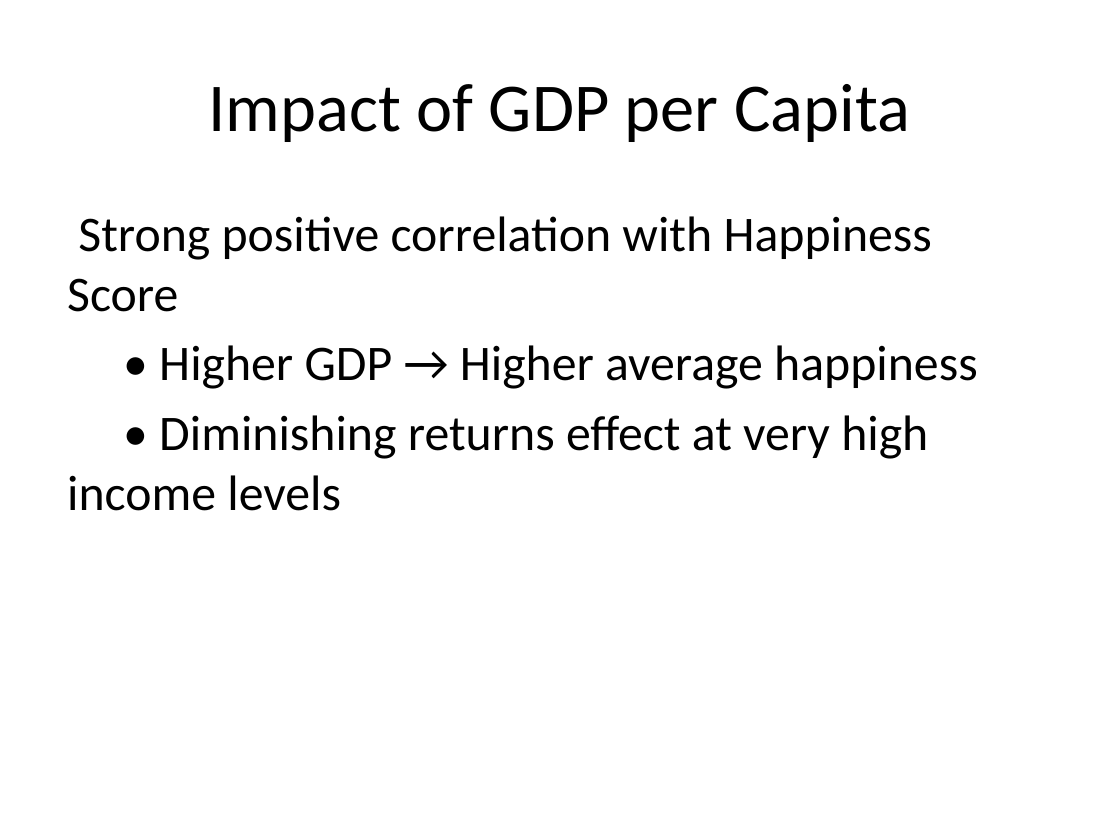
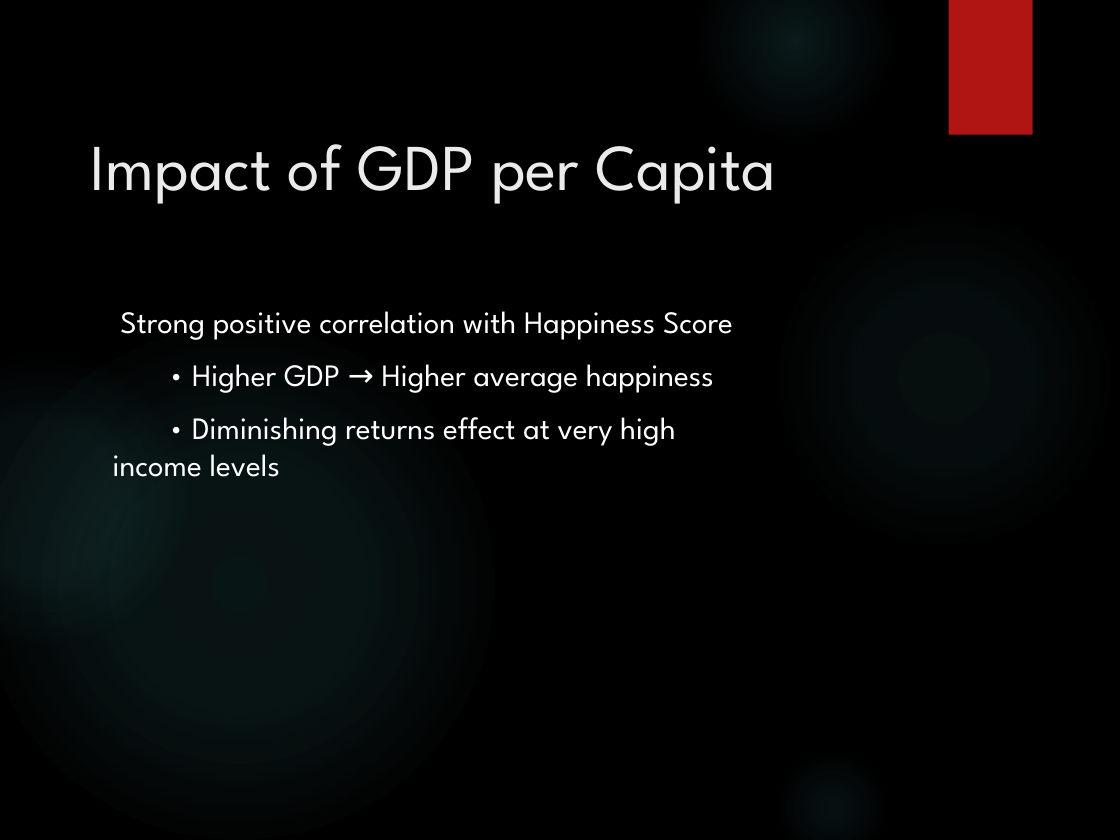
Before and after one commit to EvMiga/World-Happiness-Analysis, a slide deck: slide 6 of Happiness_Dashboard_Analysis.pptx. Drawn at 1120x840 pixels with LibreOffice and Linux fonts; fonts in the diff are those of the drawing; background and template pictures are left out. Boxes give left, top, right and bottom in pixels: in the first picture for what was removed or moved away, otherwise in the second. Text is boxed around its words. In the diff, an @@ line names an element or a change of style, - is before the commit and + after.

```diff
--- a/Happiness_Dashboard_Analysis.pptx
+++ b/Happiness_Dashboard_Analysis.pptx
@@ background #FFFFFF to picture (left out) @@
@@ ellipse added at (697,0,893,140), fill gradient #50B9C1 @@
@@ rectangle added at (949,0,1033,134), fill #B01513 @@
@@ title "Impact of GDP per Capita": place and size @@
-title "Impact of GDP per Capita" at (209,84,910,142)
+title "Impact of GDP per Capita" at (90,144,776,204)
@@ title "Impact of GDP per Capita" at (90,144,776,204): size 44 to 42 pt, font Calibri to League Spartan, text colour #000000 to #EBEBEB; alignment centre to left; vertical alignment middle to top @@
@@ ellipse added at (772,205,1117,550), fill gradient #50B9C1 @@
@@ text "Strong positive correlation with Happiness ...": place and size @@
-text "Strong positive correlation with Happiness ..." at (67,216,978,511)
+text "Strong positive correlation with Happiness ..." at (113,311,733,477)
@@ text "Strong positive correlation with Happiness ..." at (113,311,733,477): size 32 to 20 pt, font Calibri to League Spartan, text colour #000000 to #FFFFFF; more space between paragraphs @@
@@ ellipse added at (0,327,494,840), fill gradient #50B9C1 @@
@@ ellipse added at (0,355,186,644), fill gradient #50B9C1 @@
@@ ellipse added at (772,747,893,840), fill gradient #50B9C1 @@
```
Also in this commit, not shown: 15 other slides changed, 4 slides added, 4 slides removed.
